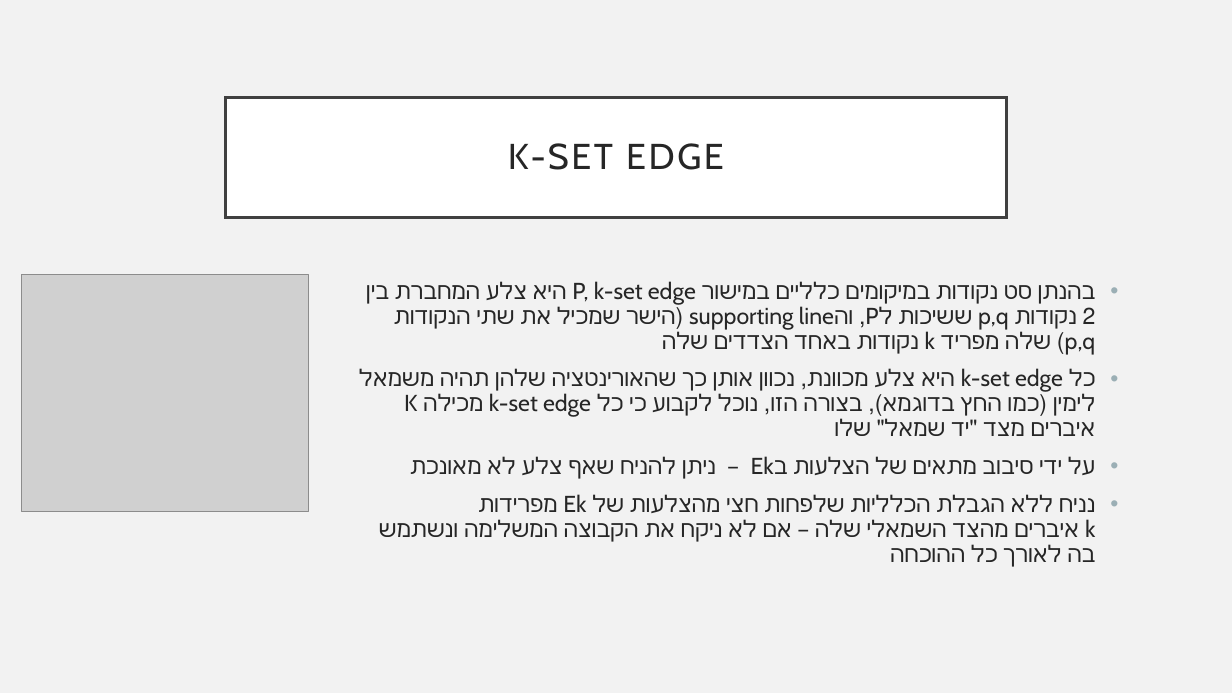
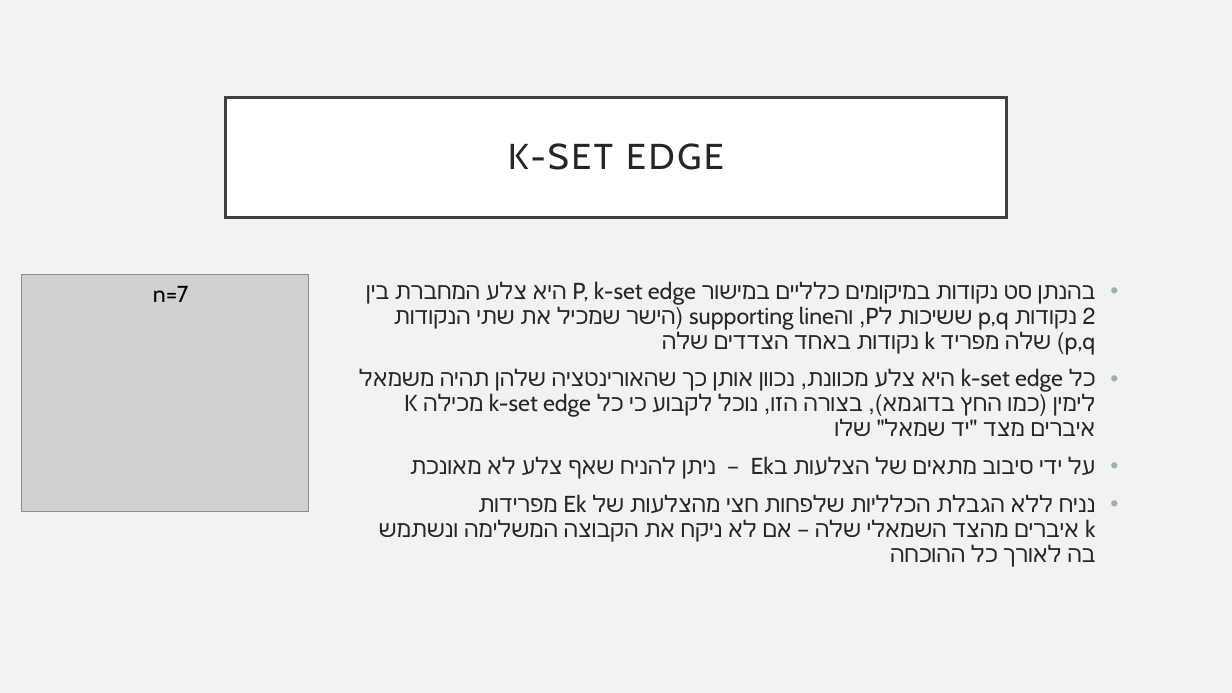
Before and after one commit to EvgenyVendrov/CS_Seminar, a slide deck: slide 9 of first part/Improved bounds for planar k-sets.pptx. Drawn at 1232x693 pixels with LibreOffice and Linux fonts; fonts in the diff are those of the drawing; grey boxes stand for pictures. Boxes give left, top, right and bottom in pixels: in the first picture for what was removed or moved away, otherwise in the second. Text is boxed around its words. In the diff, an @@ line names an element or a change of style, - is before the commit and + after.

```diff
--- a/first part/Improved bounds for planar k-sets.pptx
+++ b/first part/Improved bounds for planar k-sets.pptx
@@ text added at bbox=[153, 286, 189, 302], 18 pt, text #000000 @@
+n=7
```
Also in this commit, not shown: 3 other slides changed.
